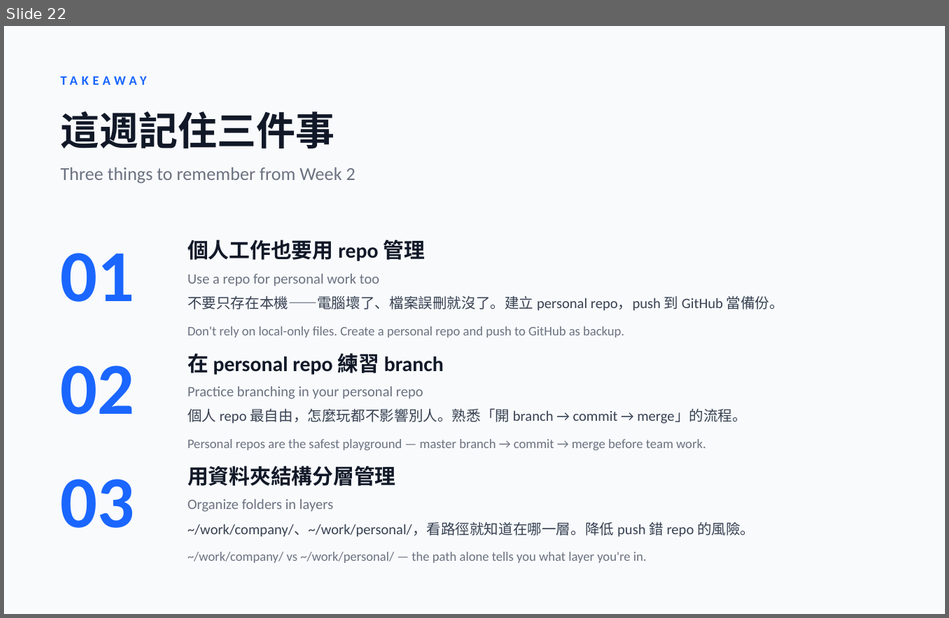
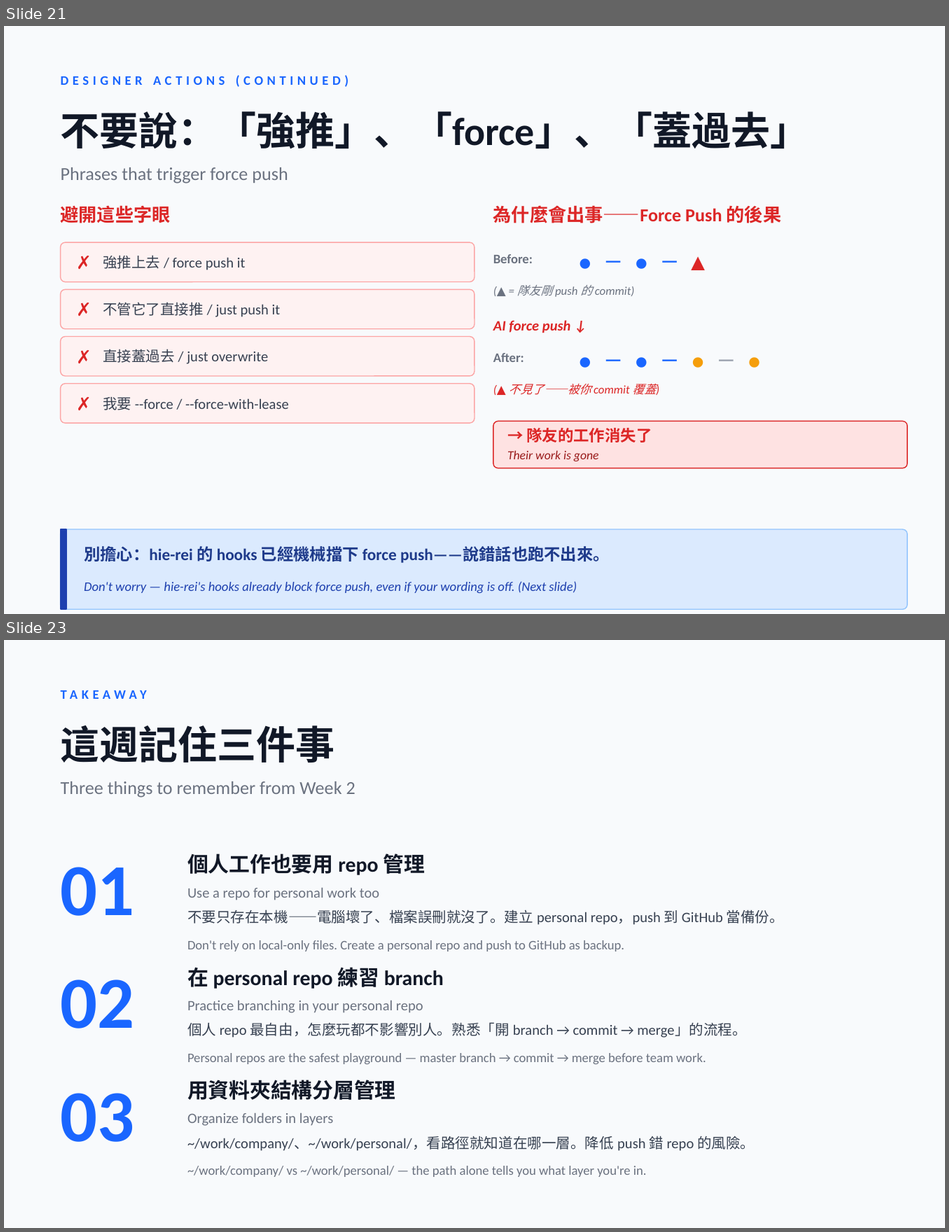
Before and after one commit to JiaWen-Shen/AI-design, a slide deck: proposals/week2-git-architecture.pptx. Shown one above the other, each under a label of ours: slide 22 before the commit, slides 21 and 23 after it; the slides between them are not shown. The pictures are 949x618 and 949x1232 pixels, drawn with LibreOffice and Linux fonts; fonts in the diff are those of the drawing. Boxes give left, top, right and bottom in pixels: in the first picture for what was removed or moved away, otherwise in the second. Text is boxed around its words. In the diff, an @@ line names an element or a change of style, - is before the commit and + after.

```diff
--- a/proposals/week2-git-architecture.pptx
+++ b/proposals/week2-git-architecture.pptx
@@ slide 21 added at bbox=[4, 26, 945, 614], background #F8FAFC @@
@@ text added at bbox=[61, 75, 348, 87], 10 pt, text #1A66FF, bold @@
+DESIGNER ACTIONS (CONTINUED)
@@ text added at bbox=[61, 111, 810, 148], 30 pt, text #111827, bold @@
+不要說：「強推」、「force」、「蓋過去」
@@ text added at bbox=[61, 167, 288, 184], 14 pt, text #6B7280 @@
+Phrases that trigger force push
@@ text added at bbox=[61, 205, 171, 223], 14 pt, text #DC2626, bold @@
+避開這些字眼
@@ text added at bbox=[493, 205, 781, 223], 14 pt, text #DC2626, bold @@
+為什麼會出事——Force Push 的後果
@@ rounded rectangle added at bbox=[61, 242, 474, 282], fill #FEF2F2, outline #FCA5A5 0.75 pt @@
@@ text added at bbox=[70, 242, 98, 282], 14 pt, text #DC2626, bold @@
+✗
@@ text added at bbox=[103, 255, 245, 270], 11 pt, text #374151 @@
+強推上去 / force push it
@@ text added at bbox=[493, 254, 532, 263], 10 pt, text #6B7280, bold @@
+Before:
@@ text added at bbox=[578, 247, 907, 275], 18 pt, text #1A66FF, bold @@
+● ─ ● ─ ▲
@@ rounded rectangle added at bbox=[61, 289, 474, 329], fill #FEF2F2, outline #FCA5A5 0.75 pt @@
@@ text added at bbox=[70, 289, 98, 329], 14 pt, text #DC2626, bold @@
+✗
@@ text added at bbox=[517, 285, 635, 297], 9 pt, text #6B7280, italic @@
+(▲ = 隊友剛 push 的 commit)
@@ text added at bbox=[103, 302, 280, 317], 11 pt, text #374151 @@
+不管它了直接推 / just push it
@@ rounded rectangle added at bbox=[61, 337, 474, 376], fill #FEF2F2, outline #FCA5A5 0.75 pt @@
@@ text added at bbox=[70, 337, 98, 376], 14 pt, text #DC2626, bold @@
+✗
@@ text added at bbox=[493, 320, 571, 333], 11 pt, text #DC2626, bold, italic @@
+AI force push ↓
@@ text added at bbox=[103, 349, 268, 364], 11 pt, text #374151 @@
+直接蓋過去 / just overwrite
@@ text added at bbox=[493, 353, 524, 362], 10 pt, text #6B7280, bold @@
+After:
@@ text added at bbox=[578, 346, 907, 374], 18 pt, text #1A66FF, bold @@
+● ─ ● ─ ● ─ ●
@@ rounded rectangle added at bbox=[61, 384, 474, 423], fill #FEF2F2, outline #FCA5A5 0.75 pt @@
@@ text added at bbox=[70, 384, 98, 423], 14 pt, text #DC2626, bold @@
+✗
@@ text added at bbox=[103, 397, 289, 410], 11 pt, text #374151 @@
+我要 --force / --force-with-lease
@@ text added at bbox=[509, 384, 656, 395], 9 pt, text #DC2626, italic @@
+(▲ 不見了——被你 commit 覆蓋)
@@ rounded rectangle added at bbox=[493, 421, 907, 468], fill #FEE2E2, outline #DC2626 0.75 pt @@
@@ text added at bbox=[526, 428, 652, 442], 12 pt, text #DC2626, bold @@
+→ 隊友的工作消失了
@@ text added at bbox=[507, 450, 599, 461], 9.5 pt, text #991B1B, italic @@
+Their work is gone
@@ rounded rectangle added at bbox=[61, 529, 907, 609], fill #DBEAFE, outline #93C5FD 0.75 pt @@
@@ rectangle added at bbox=[61, 529, 66, 609], fill #1E40AF, outline #1E40AF 1 pt @@
@@ text added at bbox=[84, 546, 610, 563], 12.5 pt, text #1E3A8A, bold @@
+別擔心：hie-rei 的 hooks 已經機械擋下 force push——說錯話也跑不出來。
@@ text added at bbox=[84, 581, 577, 593], 10 pt, text #1E40AF, italic @@
+Don't worry — hie-rei's hooks already block force push, even if your wording is off. (Next slide)
@@ what was slide 22 is now slide 23 @@
```
Also in this commit, not shown: 3 slides changed, 3 other slides added, 3 slides removed, 3 other files.
